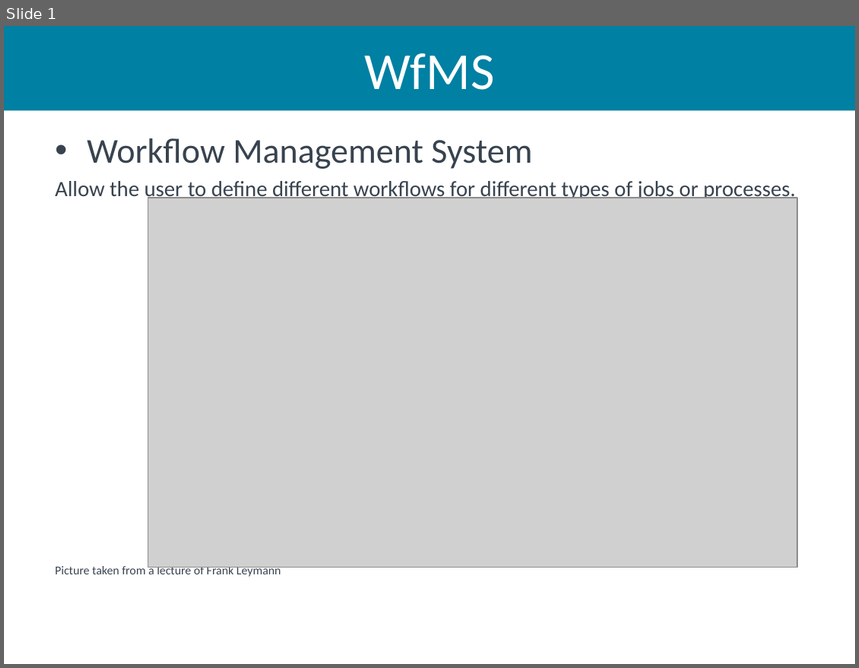
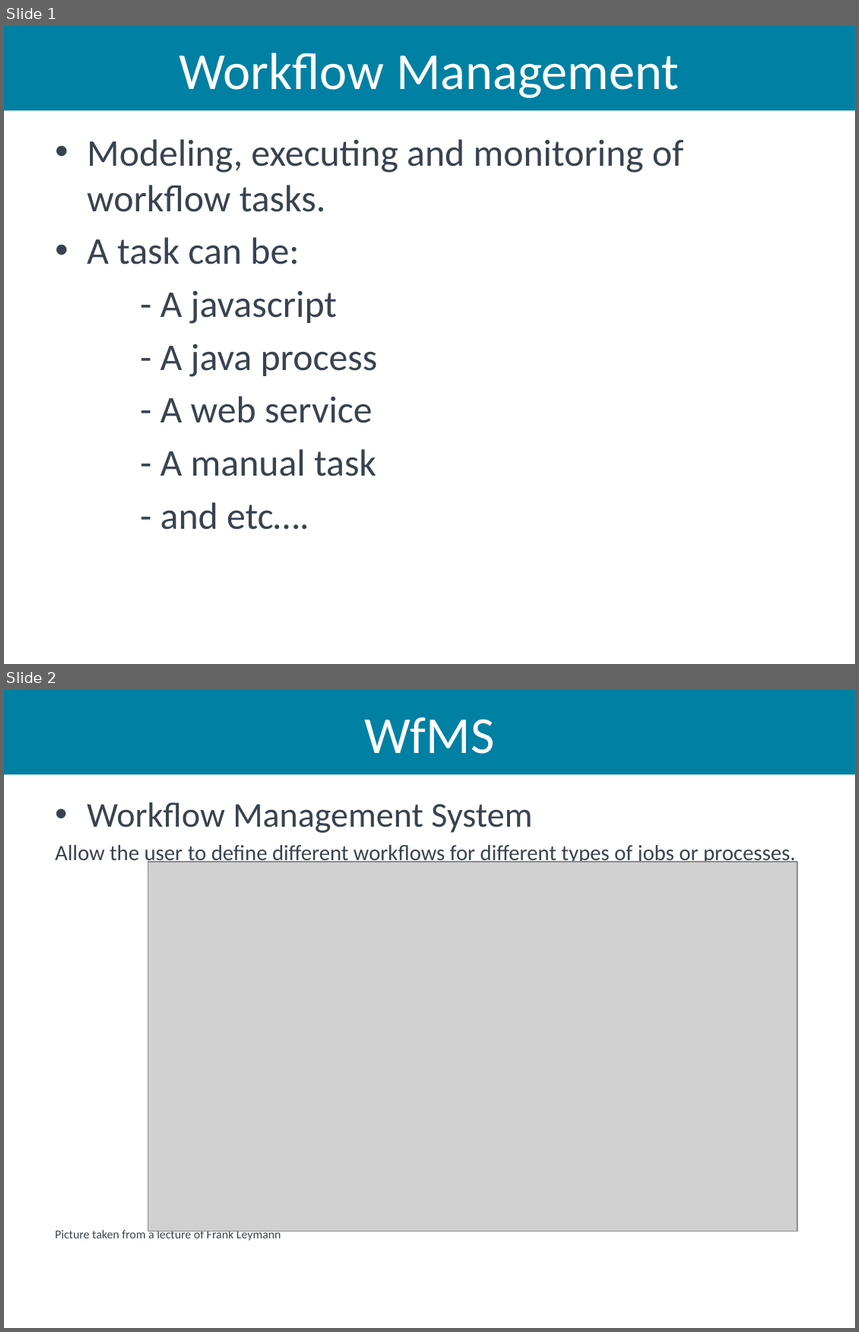
Before and after one commit to aiked/cs565, a slide deck: presentation/munasir_slides.pptx. Shown one above the other, each under a label of ours: slide 1 before the commit, slides 1 and 2 after it. The pictures are 859x668 and 859x1332 pixels, drawn with LibreOffice and Linux fonts; fonts in the diff are those of the drawing; grey boxes stand for pictures. Boxes give left, top, right and bottom in pixels: in the first picture for what was removed or moved away, otherwise in the second. Text is boxed around its words. In the diff, an @@ line names an element or a change of style, - is before the commit and + after.

```diff
--- a/presentation/munasir_slides.pptx
+++ b/presentation/munasir_slides.pptx
@@ slide 1 added at [4,26,855,664], background #FFFFFF @@
@@ title added at [4,26,855,110], fill #0080A3, 44 pt, text #FFFFFF @@
+Workflow Management
@@ text added at [87,139,683,530], 32 pt, text #38434F @@
+• Modeling, executing and monitoring of workflow tasks.
+• A task can be:
+- A javascript
+- A java process
+- A web service
+- A manual task
+- and etc….
@@ what was slide 1 is now slide 2 @@
```
Also in this commit, not shown: 2 slides changed.
